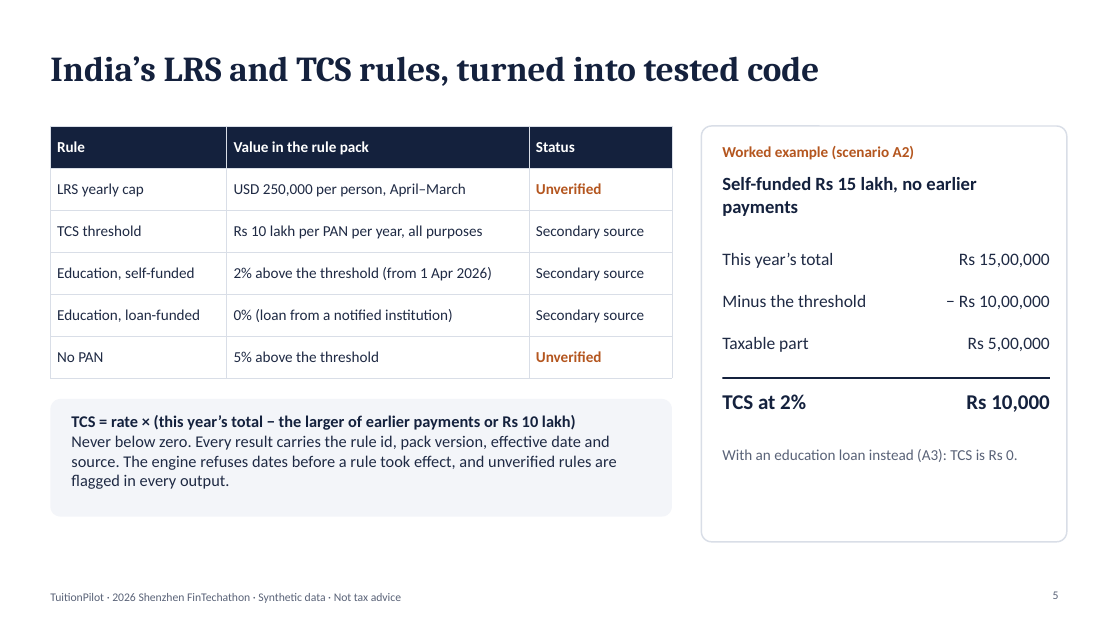
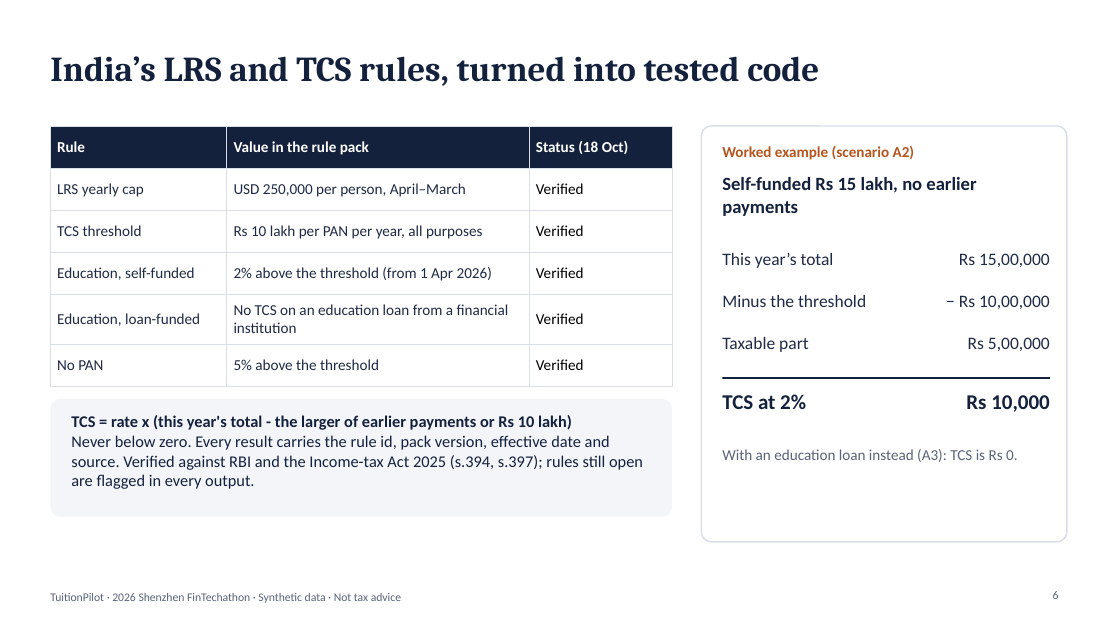
Before and after one commit to Timoerjoves/TutionPilot, a slide deck: slide 6 of docs/presentation/TuitionPilot_deck.pptx (slide 5 before the commit). Drawn at 1120x630 pixels with LibreOffice and Linux fonts; fonts in the diff are those of the drawing. Boxes give left, top, right and bottom in pixels: in the first picture for what was removed or moved away, otherwise in the second. Text is boxed around its words. In the diff, an @@ line names an element or a change of style, - is before the commit and + after.

```diff
--- a/docs/presentation/TuitionPilot_deck.pptx
+++ b/docs/presentation/TuitionPilot_deck.pptx
@@ table at [50, 126, 672, 374] @@
-row 1, column 3: Status
+row 1, column 3: Status (18 Oct)
-row 2, column 3: Unverified
+row 2, column 3: Verified
-row 3, column 3: Secondary source
+row 3, column 3: Verified
-row 4, column 3: Secondary source
+row 4, column 3: Verified
-row 5, column 2: 0% (loan from a notified institution)
+row 5, column 2: No TCS on an education loan from a financial institution
-row 5, column 3: Secondary source
+row 5, column 3: Verified
-row 6, column 3: Unverified
+row 6, column 3: Verified
@@ text at [71, 415, 643, 489]: text changed; text colour #1F2A44 to #14213D @@
-TCS = rate × (this year’s total − the larger of earlier payments or Rs 10 lakh)
-Never below zero. Every result carries the rule id, pack version, effective date and source. The engine refuses dates before a rule took effect, and unverified rules are flagged in every output.
+TCS = rate x (this year's total - the larger of earlier payments or Rs 10 lakh)
+Never below zero. Every result carries the rule id, pack version, effective date and source. Verified against RBI and the Income-tax Act 2025 (s.394, s.397); rules still open are flagged in every output.
@@ page number at [1053, 591, 1059, 599]: text changed @@
-5
+6
```
Also in this commit, not shown: 6 other slides changed, 1 slide added, 19 other files.
